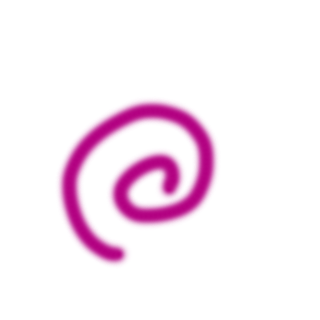
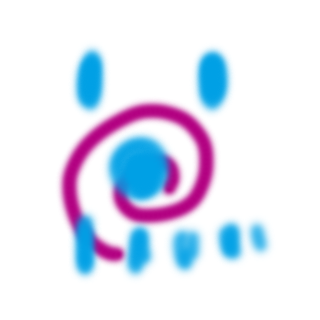
Revision of a layered (320, 320) image; what changed, layer by layer:
added layer "レイヤー 2" above "レイヤー 1" over box(68, 42, 276, 283)
